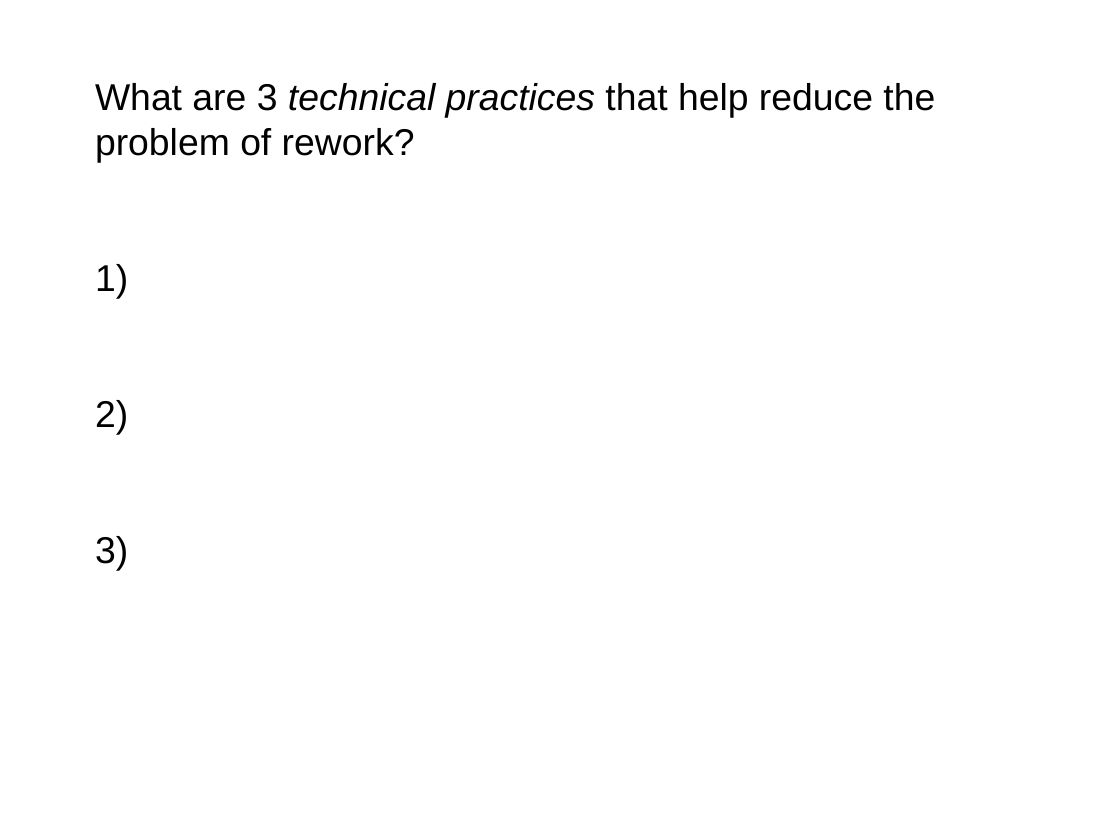
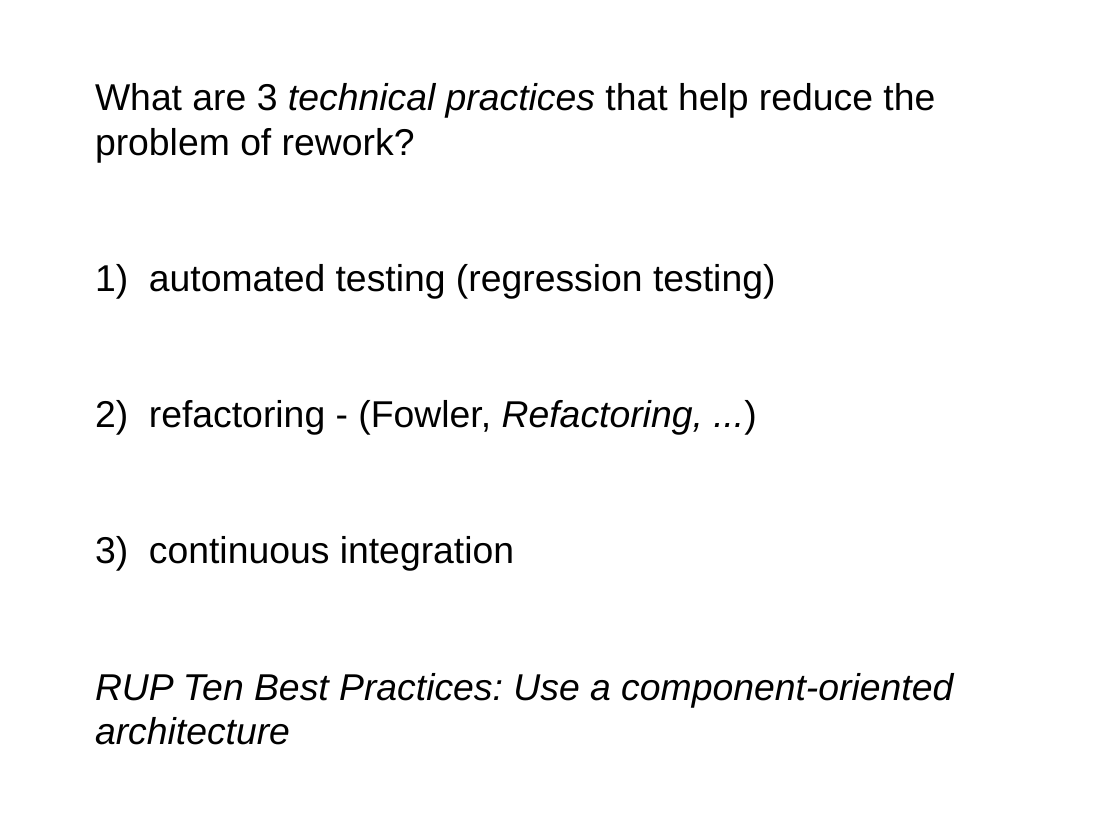
Before and after one commit to jbrucker/SoftwareProcess, a slide deck: slide 5 of week2/1-Review-Questions.ppt. Drawn at 1120x840 pixels with LibreOffice and Linux fonts; fonts in the diff are those of the drawing. Boxes give left, top, right and bottom in pixels: in the first picture for what was removed or moved away, otherwise in the second. Text is boxed around its words. In the diff, an @@ line names an element or a change of style, - is before the commit and + after.

```diff
--- a/week2/1-Review-Questions.ppt
+++ b/week2/1-Review-Questions.ppt
@@ text at (x1=95, y1=264, x2=953, y2=745): text changed @@
-1)
-2)
-3)
+1) automated testing (regression testing)
+2) refactoring - (Fowler, Refactoring, ...)
+3) continuous integration
+RUP Ten Best Practices: Use a component-oriented architecture
```
Also in this commit, not shown: 2 other slides changed, 3 other files.
